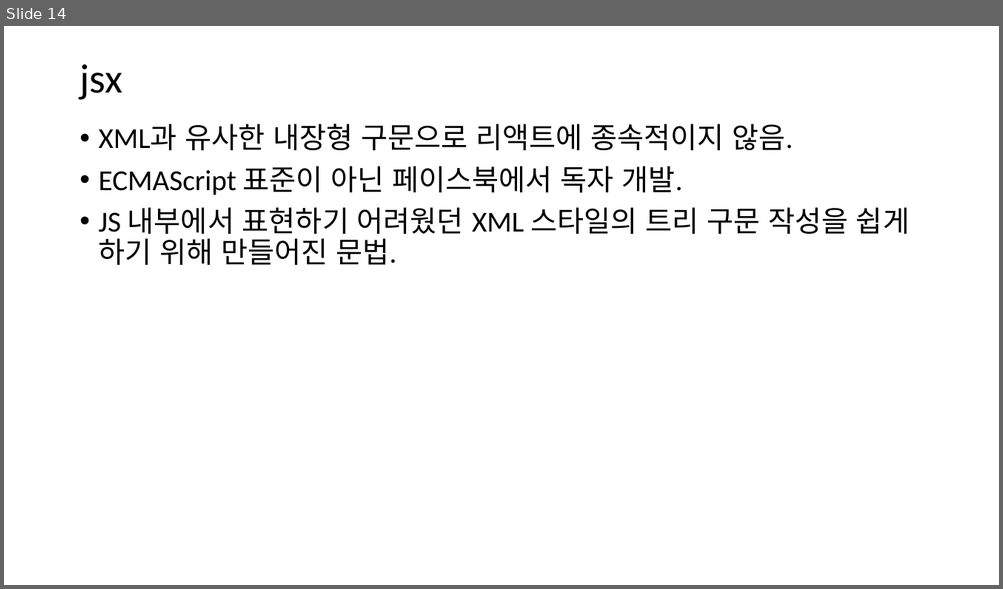
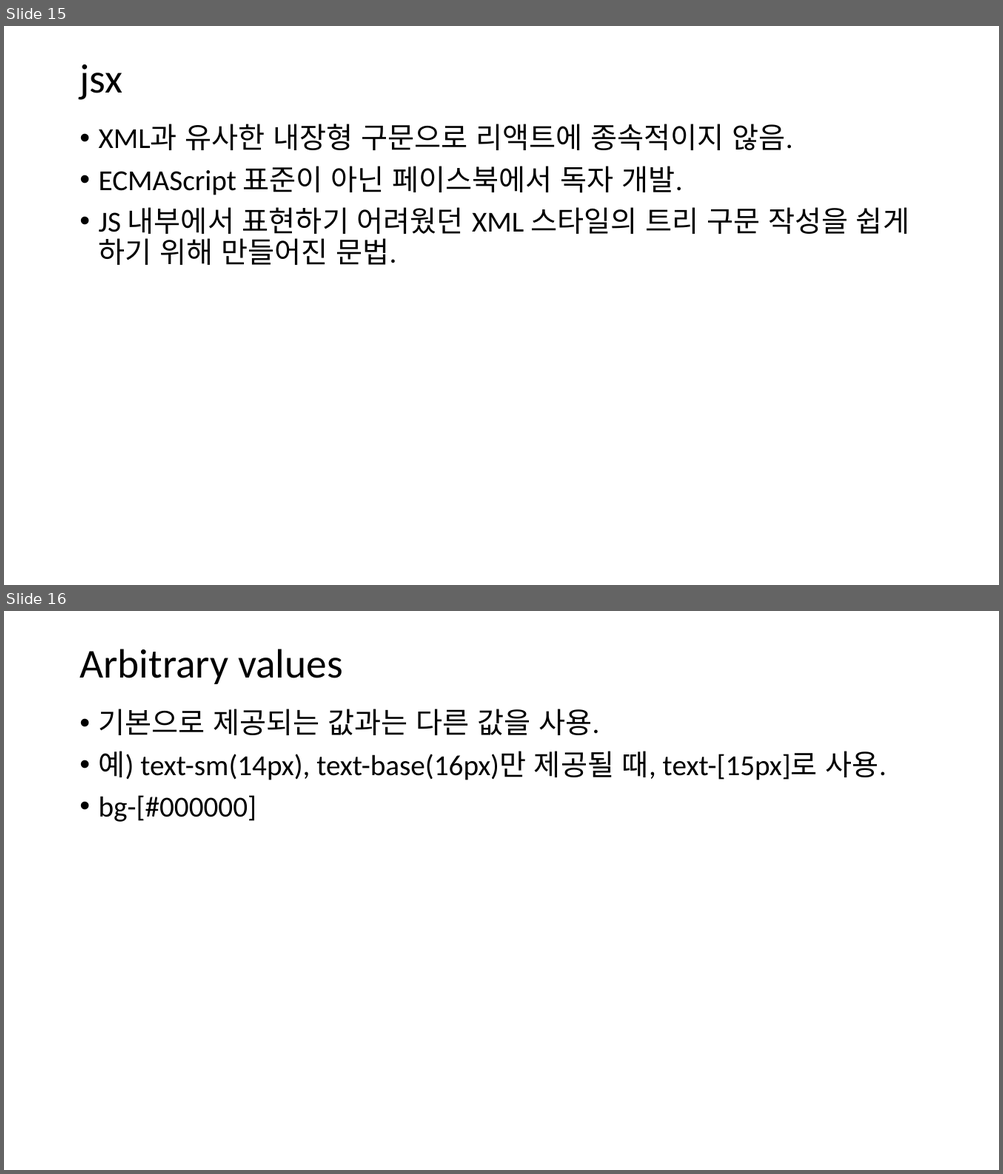
Before and after one commit to eleutheria80/bootstrap, a slide deck: documents/nextjs.pptx. Shown one above the other, each under a label of ours: slide 14 before the commit, slides 15 and 16 after it. The pictures are 1003x589 and 1003x1174 pixels, drawn with LibreOffice and Linux fonts; fonts in the diff are those of the drawing. Boxes give left, top, right and bottom in pixels: in the first picture for what was removed or moved away, otherwise in the second. Text is boxed around its words. In the diff, an @@ line names an element or a change of style, - is before the commit and + after.

```diff
--- a/documents/nextjs.pptx
+++ b/documents/nextjs.pptx
@@ slide 16 added at [4,611,999,1170], background #FFFFFF @@
@@ title added at [79,649,343,684], 39.6 pt, text #000000 @@
+Arbitrary values
@@ text added at [99,709,886,822], 28 pt, text #000000 @@
+• 기본으로 제공되는 값과는 다른 값을 사용.
+• 예) text-sm(14px), text-base(16px)만 제공될 때, text-[15px]로 사용.
+• bg-[#000000]
@@ what was slide 14 is now slide 15 @@
```
Also in this commit, not shown: 2 slides changed, 2 other slides added, 3 other files.
